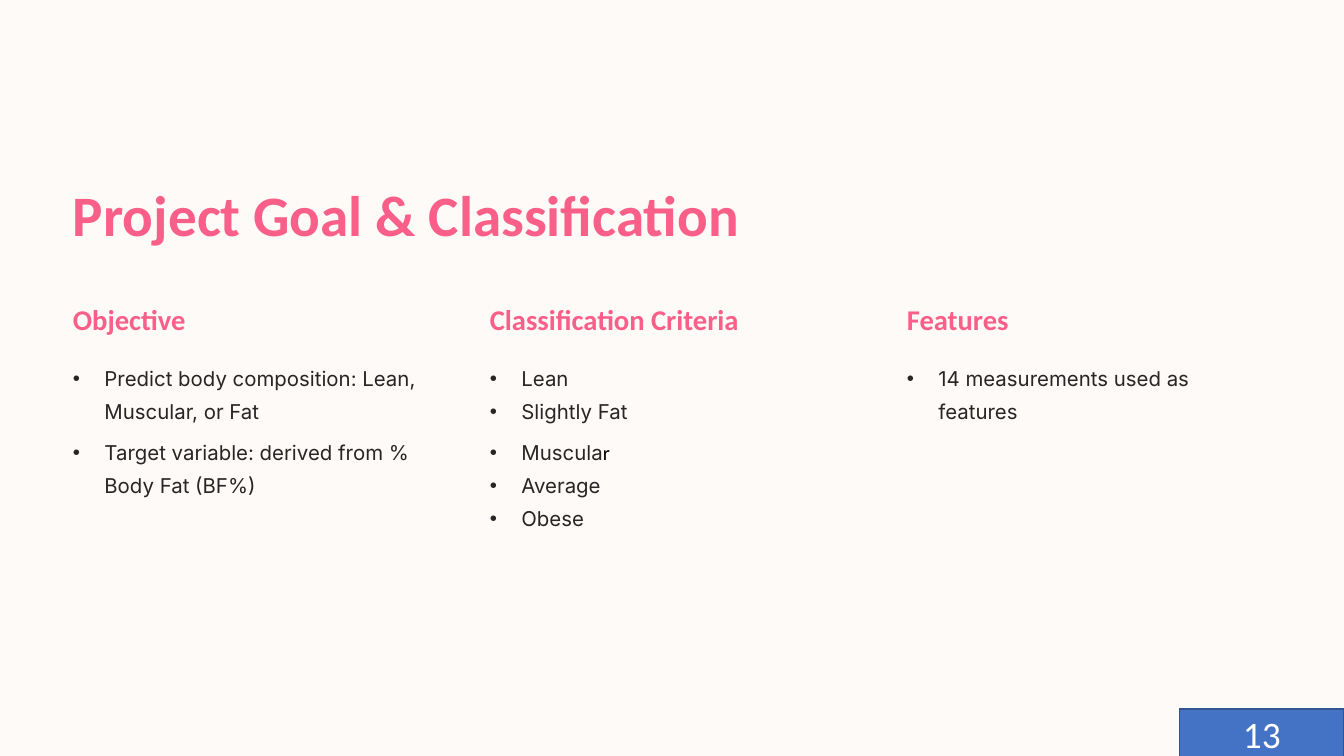
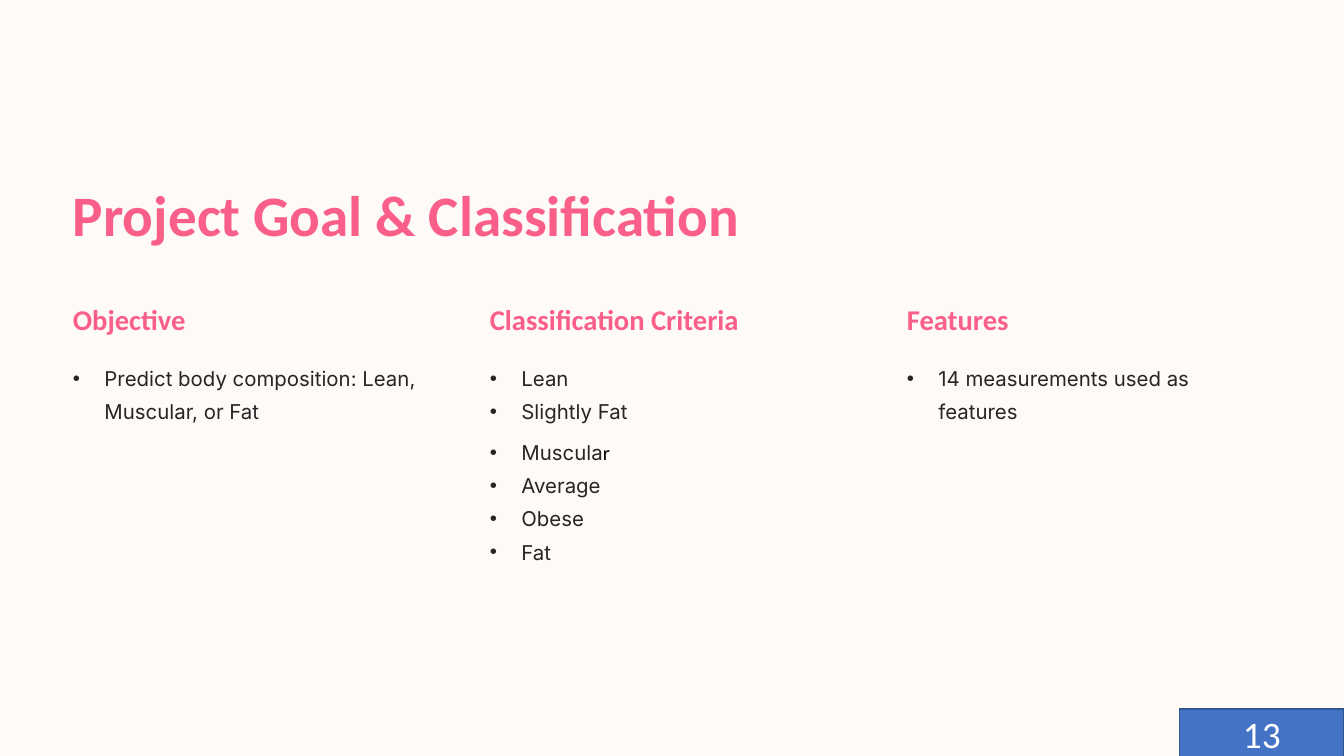
Before and after one commit to Sauri25/AI-PROJECTS, a slide deck: slide 13 of PROJECT 3/final.pptx. Drawn at 1344x756 pixels with LibreOffice and Linux fonts; fonts in the diff are those of the drawing; background and template pictures are left out. Boxes give left, top, right and bottom in pixels: in the first picture for what was removed or moved away, otherwise in the second. Text is boxed around its words. In the diff, an @@ line names an element or a change of style, - is before the commit and + after.

```diff
--- a/PROJECT 3/final.pptx
+++ b/PROJECT 3/final.pptx
@@ text removed at <box>104,444,383,498</box> @@
-• Target variable: derived from % Body Fat (BF%)
@@ text at <box>521,545,551,561</box>: paragraph added @@
+• Fat
```
Also in this commit, not shown: 13 other slides changed, 4 slides added, 2 slides removed, 12 other files.
